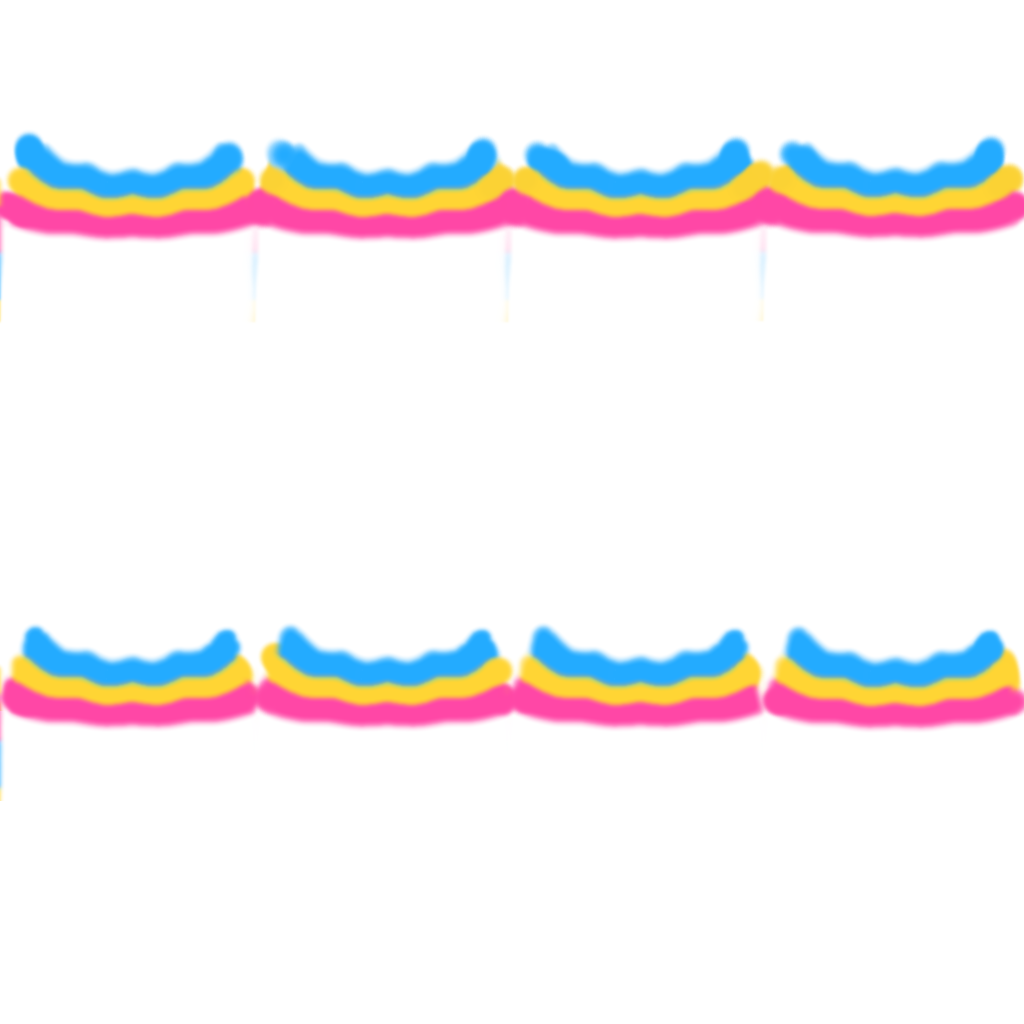
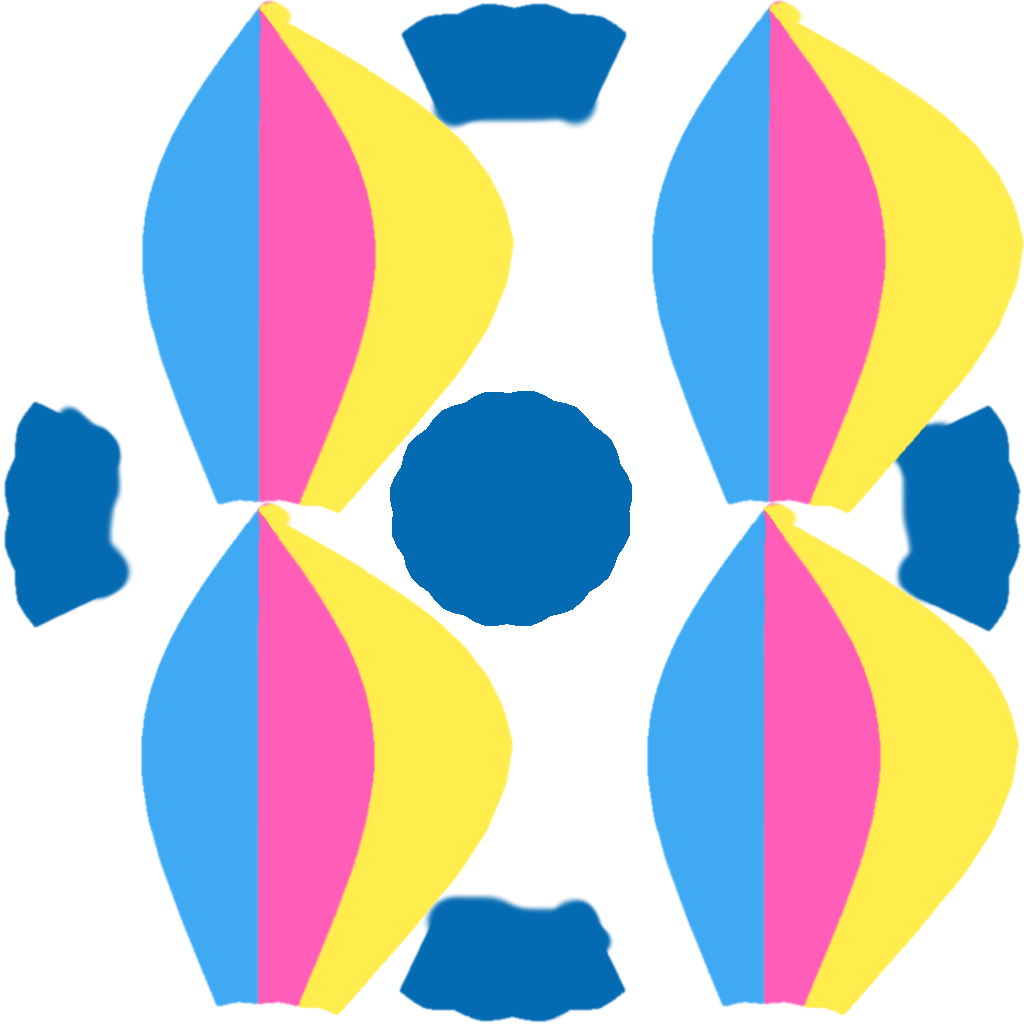
Layered file, before and after one edit (1024 x 1024). Changes by layer:
added layer "Layer Group #2" above "Layer #6" over [140, 0, 1024, 1016]
added layer "Layer #6" above "Layer Group #1" over [3, 2, 1022, 1023]
moved "Layer #3" into group "Layer Group", painted on it, masked it over [0, 129, 1024, 720]
moved "Layer #2" into group "Layer Group", painted on it, masked it over [0, 132, 1024, 801]
moved "Layer #1" into group "Layer Group", painted on it, masked it over [3, 42, 1023, 1023]
showed "Layer", painted on it over [3, 2, 1024, 1023]
